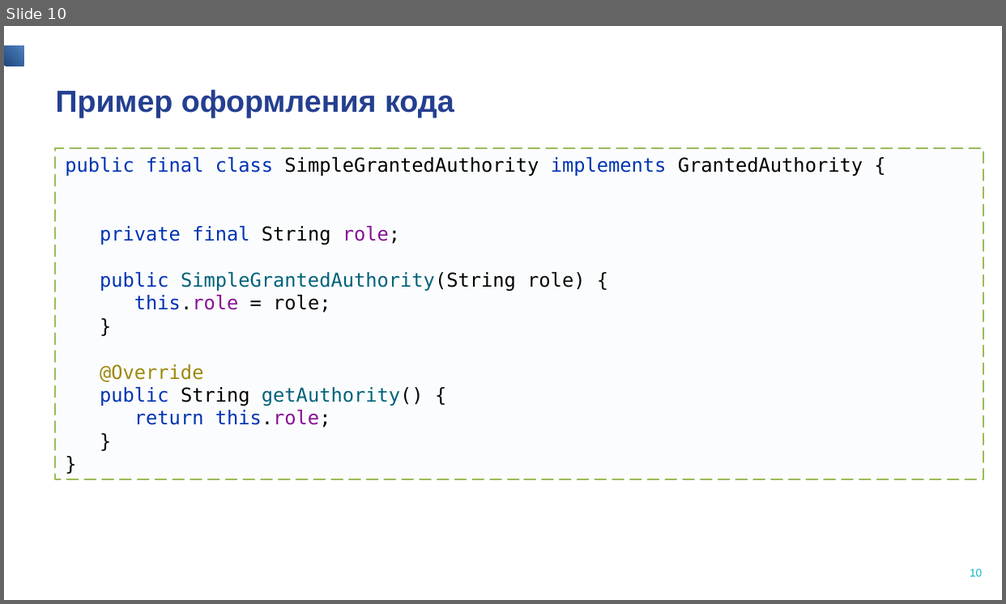
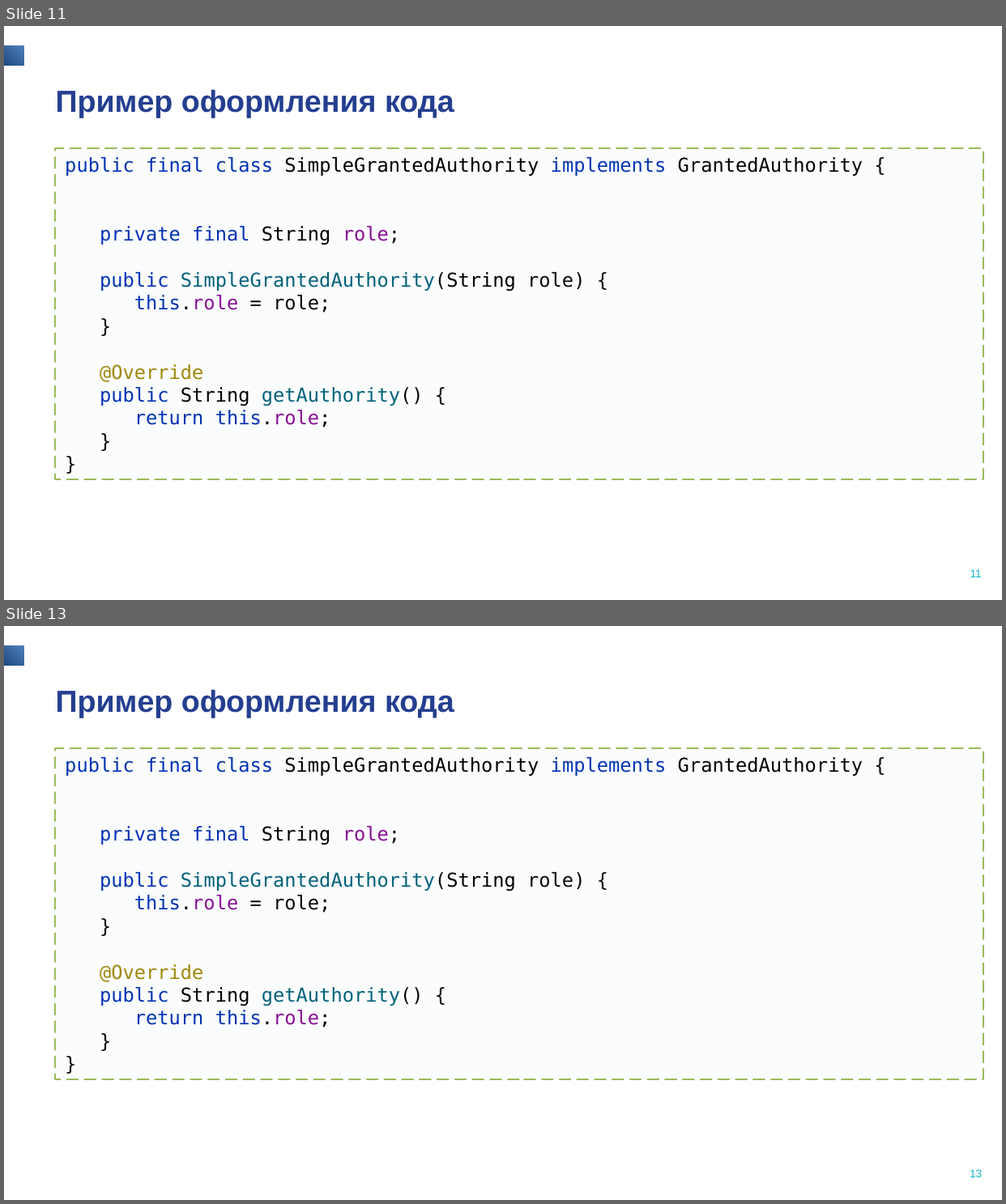
Before and after one commit to kchvilyov/qrk_001_quarkus, a slide deck: Почему Java-разработчику следует брать на вооружение Quarkus Презентация_семинар_IBS.pptx. Shown one above the other, each under a label of ours: slide 10 before the commit, slides 11 and 13 after it; the slides between them are not shown. The pictures are 1006x604 and 1006x1204 pixels, drawn with LibreOffice and Linux fonts; fonts in the diff are those of the drawing; background and template pictures are left out. Boxes give left, top, right and bottom in pixels: in the first picture for what was removed or moved away, otherwise in the second. Text is boxed around its words. In the diff, an @@ line names an element or a change of style, - is before the commit and + after.

```diff
--- a/Почему Java-разработчику следует брать на вооружение Quarkus Презентация_семинар_IBS.pptx
+++ b/Почему Java-разработчику следует брать на вооружение Quarkus Презентация_семинар_IBS.pptx
@@ slide 13 added at box(4, 626, 1002, 1200), background #FFFFFF; not listed: 2 template elements that a slide beside it also shows @@
@@ text added at box(56, 689, 454, 718), 28.6 pt, text #243F90, bold @@
+Пример оформления кода
@@ rectangle added at box(55, 748, 983, 1080), fill #FBFCFD, outline #9BBB59 1.5 pt dashed, 18 pt, text #0033B3 @@
+public final class SimpleGrantedAuthority implements GrantedAuthority {
+private final String role;
+public SimpleGrantedAuthority(String role) {
+this.role = role;
+}
+@Override
+public String getAuthority() {
+return this.role;
+}
+}
@@ text added at box(573, 1079, 660, 1080), 15.6 pt, text #FFFFFF @@
+Обученных специалистов
@@ text added at box(761, 1079, 881, 1080), 15.6 pt, text #FFFFFF @@
+Корпоративных
+клиентов
@@ what was slide 10 is now slide 11 @@
@@ page number at box(970, 570, 982, 578): text changed @@
-10
+11
```
Also in this commit, not shown: 1 slide changed, 2 other slides added, 2 other files.
